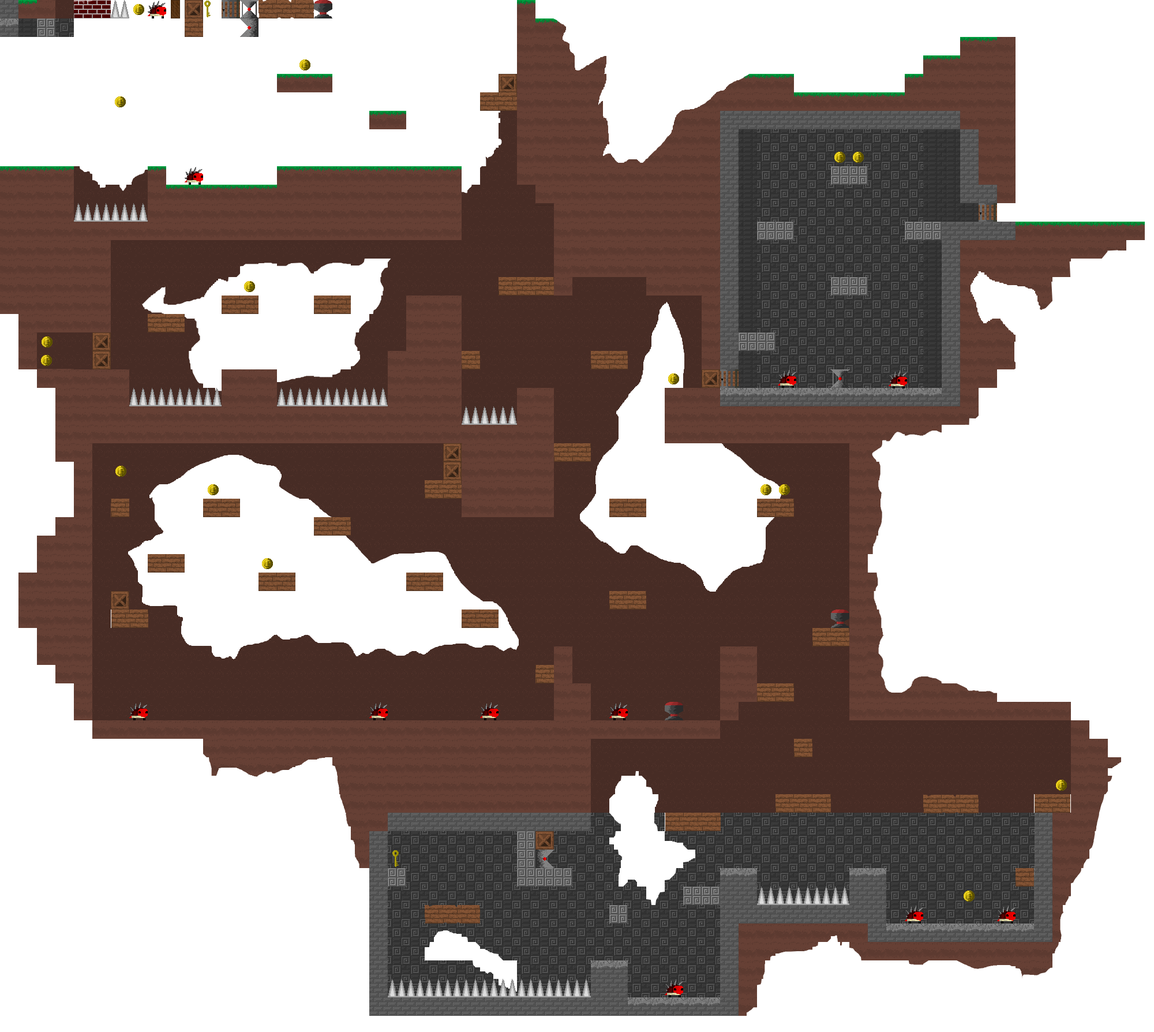
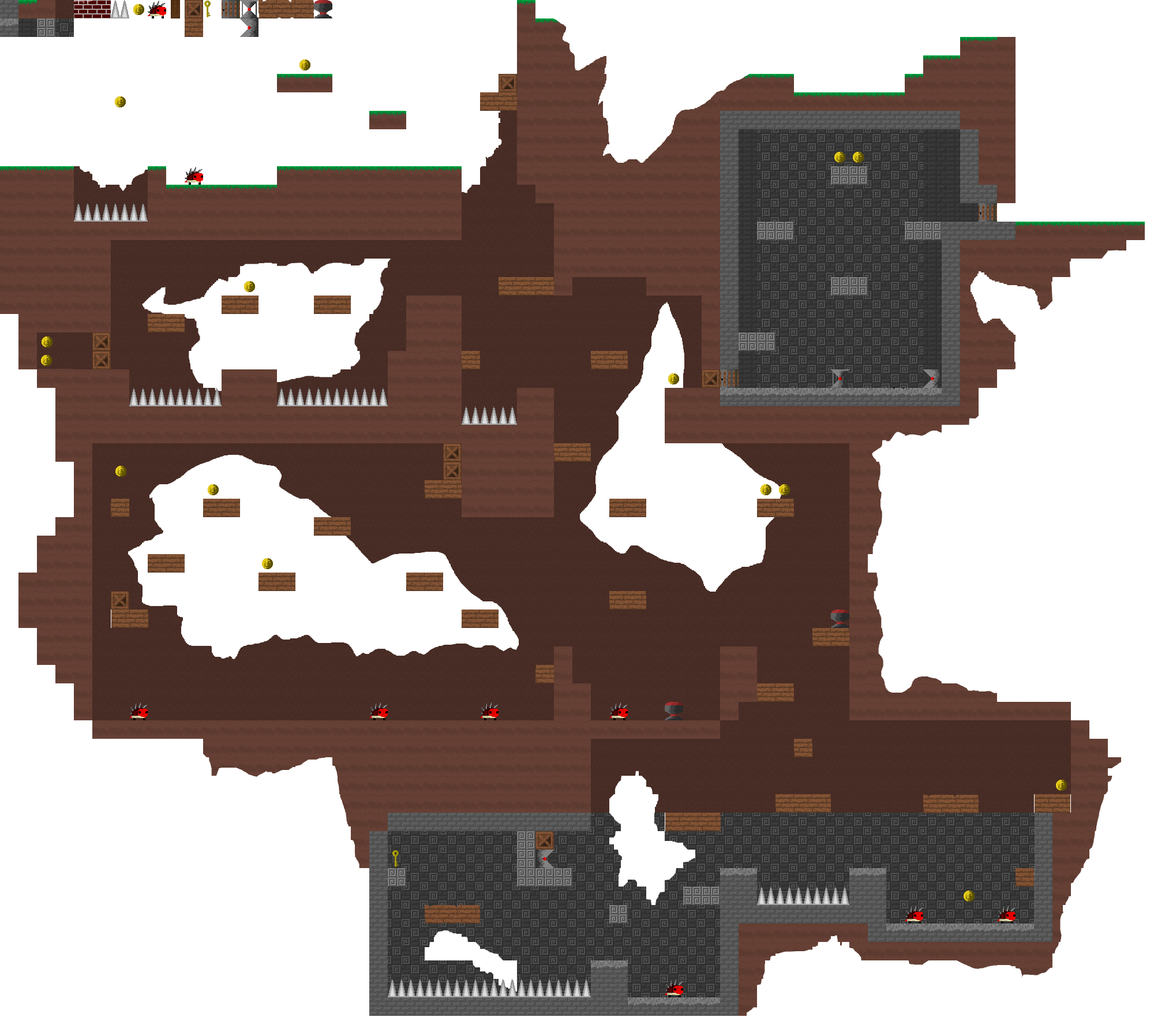
The second 1154 x 1032 image is a revision of the first. Changes to its layers:
painted on "fg" over [778, 369, 942, 388]
